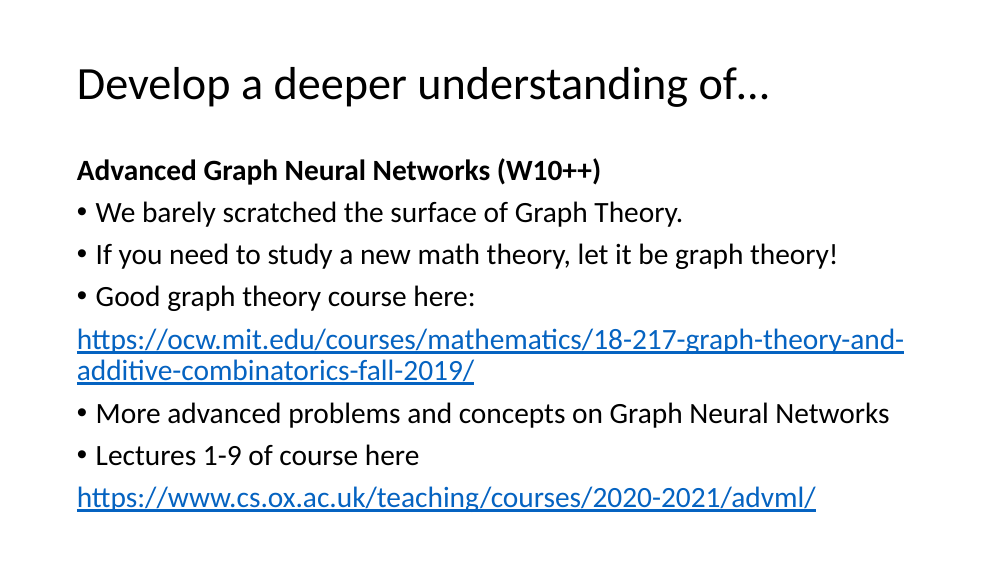
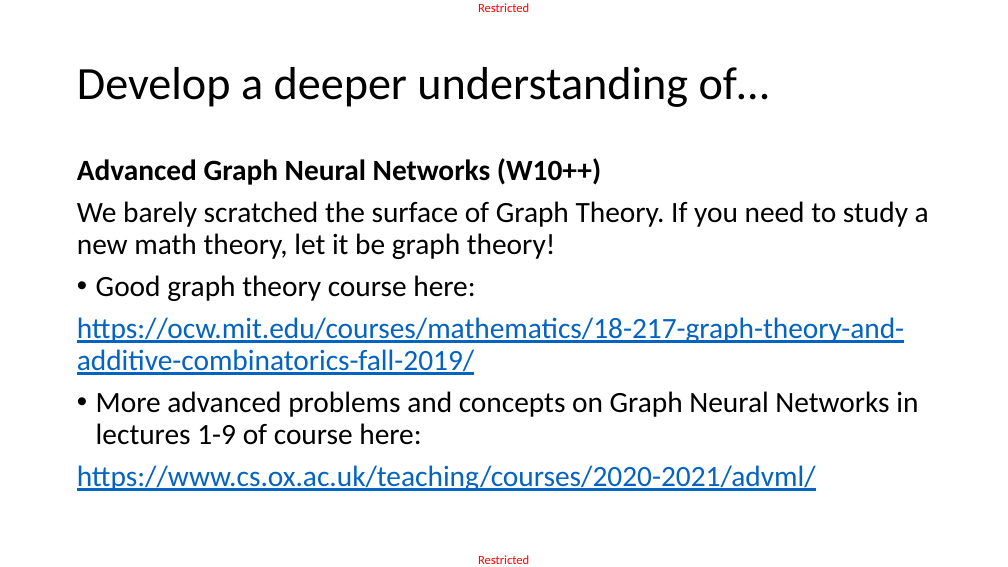
Before and after one commit to matthieudemari/SUTD_DL_50_039, a slide deck: slide 7 of W13/W13S1.pptx. Drawn at 1008x567 pixels with LibreOffice and Linux fonts; fonts in the diff are those of the drawing. Boxes give left, top, right and bottom in pixels: in the first picture for what was removed or moved away, otherwise in the second. Text is boxed around its words. In the diff, an @@ line names an element or a change of style, - is before the commit and + after.

```diff
--- a/W13/W13S1.pptx
+++ b/W13/W13S1.pptx
@@ text added at (478, 3, 529, 12), 12 pt, text #FF0000 @@
+Restricted
@@ text at (77, 201, 929, 259): text changed @@
-• We barely scratched the surface of Graph Theory.
-• If you need to study a new math theory, let it be graph theory!
+We barely scratched the surface of Graph Theory. If you need to study a new math theory, let it be graph theory!
@@ text at (96, 391, 918, 445): text changed @@
-• More advanced problems and concepts on Graph Neural Networks
-• Lectures 1-9 of course here
+• More advanced problems and concepts on Graph Neural Networks in lectures 1-9 of course here:
@@ text added at (478, 555, 529, 564), 12 pt, text #FF0000 @@
+Restricted
```
Also in this commit, not shown: 28 other slides changed, 1 slide added, 1 other file.
